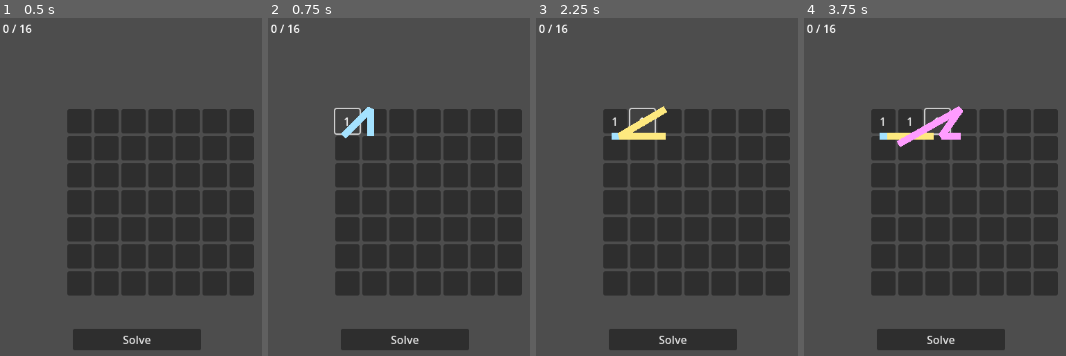
Above: before the commit, frames 1-4 (left to right).
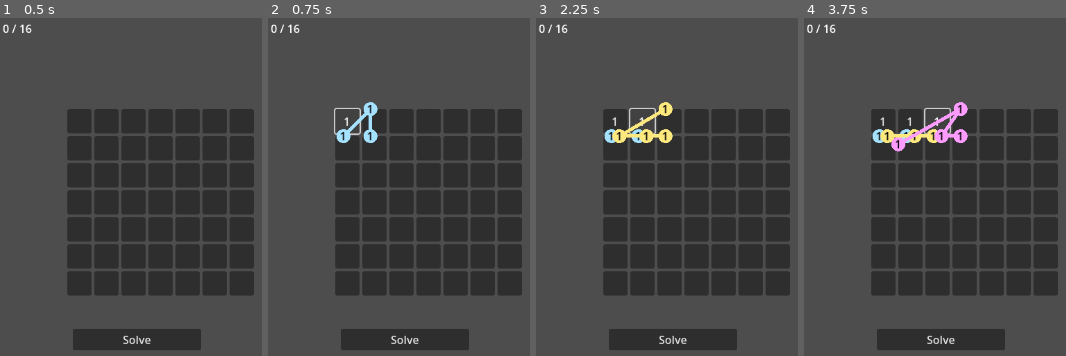
Above: after the commit, the same moments.

Repository: flavia-telcean/minesweedoku
Game: Godot game, scene res://main.tscn
Two runs of this game, one before a commit and one after it. Both use one fixed random seed, a clock stepped at 60 frames per second and the inputs below.
Inputs (mouse positions are in pixels of both pictures, inside the frame that each line leads up to):
- Up to frame 1 (0.5 s): no input
- Up to frame 2 (0.75 s): click (346, 122) at 0.52 s
- Up to frame 3 (2.25 s): click "1" at 1.25 s; click (643, 122) at 2.02 s
- Up to frame 4 (3.75 s): click "1" at 2.75 s; click (937, 122) at 3.52 s

Frame 1 is identical in both runs. In frame 2, 0.6% of the frame differs, in the area x 25-42%, y 24-37%; in frame 3, 1.0%; in frame 4, 1.5%, in the area x 25-63%, y 24-40%.

Commit message:
Add labels for cells inside regions

Diff:
--- /dev/null
+++ b/LineLabel.gd
@@ -0,0 +1,22 @@
+extends Node2D
+class_name LineLabel
+
+var color : Color
+
+func _draw():
+	draw_circle(Vector2(0,0), 10, color)
+
+func _init(position : Vector2, text : String, color : Color):
+	self.set_position(position)
+	var label := Label.new()
+	label.set_position(Vector2(-5, -12))
+	label.set_text(text)
+	if(color.v > 0.5):
+		label.modulate = Color.BLACK
+	else:
+		label.modulate = Color.WHITE
+	self.add_child(label)
+	self.color = color
+
+func set_text(text : String):
+	get_child(0).set_text(text)
--- a/MineGrid.gd
+++ b/MineGrid.gd
@@ -228,7 +228,7 @@
 		cell_positions[position_id] =  get_tile_position(tiles[id]) + get_tile_subposition(tiles[id], tiles[id].cell.next_subposition)
 	return cell_positions[position_id]
 
-func create_line(cells : Array[int], id : int):
+func create_line(cells : Array[int], id : int, label : String):
 	if(id < 0):
 		return
 	var positions : Array[Vector2] = []
@@ -236,7 +236,11 @@
 	var line := Line2D.new()
 	line.points = mst(positions)
 	line.name = str(id)
+	line.width = 5
 	line.default_color = Color(.2 + randf(), .1 + randf(), .3 + randf())
+	positions.map(func(p : Vector2):
+		var a := LineLabel.new(p, label, line.default_color)
+		line.add_child(a))
 	get_parent().add_child(line)
 	lines.append(line)
 
@@ -247,11 +251,20 @@
 			line.queue_free()
 		return line.id == id)
 
-func remove_point(id : int, region : int):
+func remove_point(id : int, region : int, new_label : String = ""):
 	for i in lines:
 		if(cell_positions[get_position_id(id, region)] not in i.points):
 			continue
-		i.remove_point(i.points.find(cell_positions[get_position_id(id, region)]))
+		var point_position : Vector2 = cell_positions[get_position_id(id, region)]
+		var index : int = i.points.find(point_position)
+		if(index < 0):
+			return
+		if(new_label):
+			i.get_children().map(func(x): x.set_text(new_label))
+		i.remove_point(index)
+		for label in i.get_children():
+			if(label.position == point_position):
+				label.queue_free()
 	cell_positions.erase(id)
 
 func _process(delta):
--- a/Region.gd
+++ b/Region.gd
@@ -4,11 +4,13 @@
 var formula : Formula
 var id : int
 
-func remove_mine(old_id : int):
+func remove_mine(mine_grid : MineGrid, old_id : int):
 	cells = cells.filter(func(x): return x.id != old_id)
 	formula.remove_mine()
+	mine_grid.remove_point(old_id, self.id, str(formula.number))
 
-func clear_cell(old_id : int):
+func clear_cell(mine_grid : MineGrid, old_id : int):
+	mine_grid.remove_point(old_id, self.id, str(formula.number))
 	cells = cells.filter(func(x): return x.id != old_id)
 
 func add_cell(new_id : int, tile : Tile):
@@ -45,4 +47,4 @@
 	return ids
 
 func create_line(mine_grid : MineGrid):
-	mine_grid.create_line(cell_ids(), id)
+	mine_grid.create_line(cell_ids(), id, str(formula.number))
--- a/Solver.gd
+++ b/Solver.gd
@@ -168,12 +168,9 @@
 		region.create_line(mine_grid)
 	for r in regions:
 		if(r.has_cell(i)):
-			r.clear_cell(i)
+			r.clear_cell(mine_grid, i)
 
 func _cell_revealed(i : int):
-	for r in regions:
-		if(r.has_cell(i)):
-			mine_grid.remove_point(i, r.id)
 	new_region(i)
 
 func _remove_mine(i : int):
@@ -181,8 +178,7 @@
 		return
 	for r in regions:
 		if(r.has_cell(i)):
-			mine_grid.remove_point(i, r.id)
-			r.remove_mine(i)
+			r.remove_mine(mine_grid, i)
 
 func remove_empty_regions():
 	regions = regions.filter(func(r): return len(r.cells) > 0)
